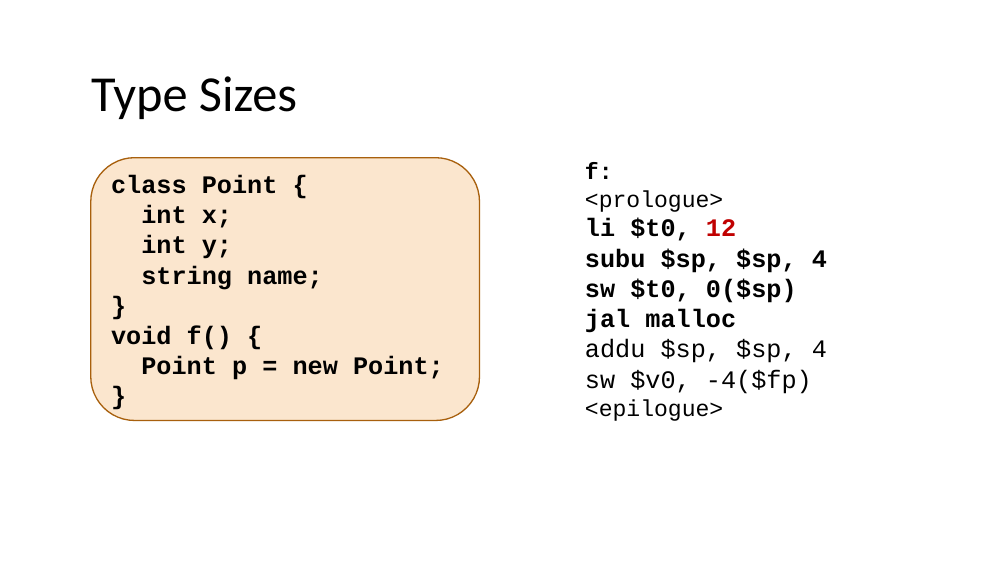
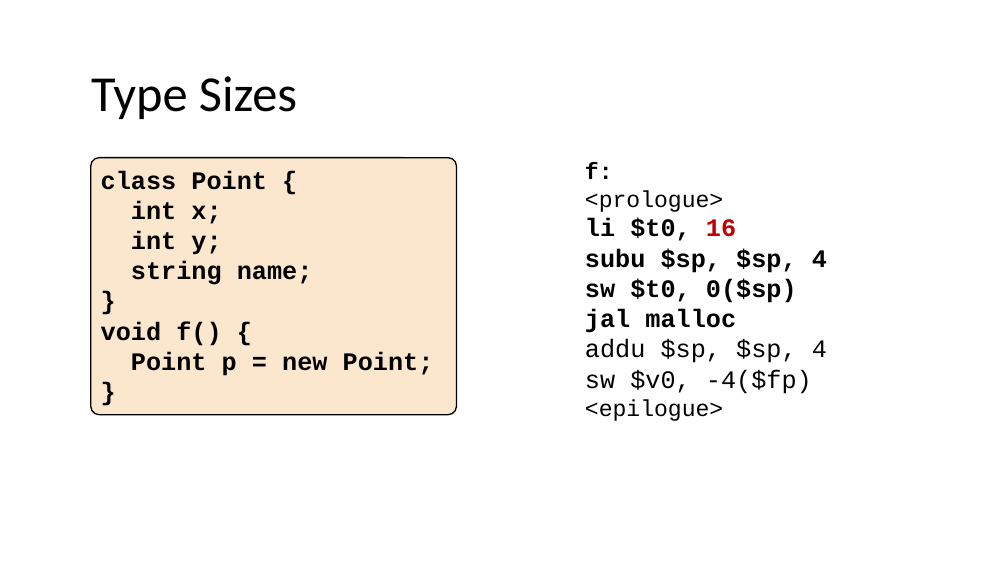
Before and after one commit to nivshani/compilation, a slide deck: slide 201 of slides/semantic.pptx (slide 173 before the commit). Drawn at 1008x567 pixels with LibreOffice and Linux fonts; fonts in the diff are those of the drawing. Boxes give left, top, right and bottom in pixels: in the first picture for what was removed or moved away, otherwise in the second. Text is boxed around its words. In the diff, an @@ line names an element or a change of style, - is before the commit and + after.

```diff
--- a/slides/semantic.pptx
+++ b/slides/semantic.pptx
@@ rounded rectangle "class Point {": place and size @@
-rounded rectangle "class Point {" at (91, 158, 479, 421)
+rounded rectangle "class Point {" at (91, 158, 457, 415)
@@ rounded rectangle "class Point {" at (91, 158, 457, 415): vertical alignment middle to top; outline #A9610D 1.25 pt to #000000 1.25 pt; proportions changed @@
@@ text at (585, 218, 736, 241): text changed @@
-li $t0, 12
+li $t0, 16
```
Also in this commit, not shown: 20 other slides changed, 28 slides added, 1 other file.
